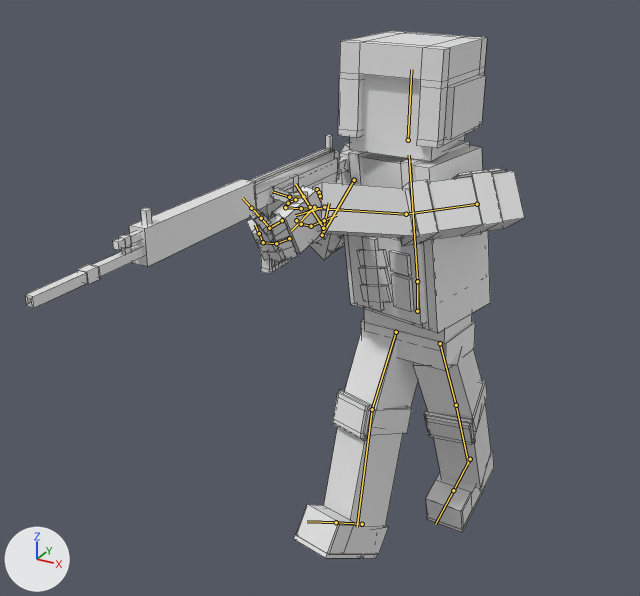
A saved change to the FBX model HARDECK/Assets/Imports/Units/InfantryMan.fbx.
Both versions are drawn from a 50 mm camera at (3.31, -8.22, 6.8) aimed at (-0.37, -1.54, 3.46). Lighting does not change. The marker at lower left points along +X, +Y and +Z. The older version comes first. Both versions are drawn at frame 11 of the action 'Armature|Run_Threatened'; the numbers are the values there. The bones that change, and the others that lie on the model, are drawn over the model as lines. Mesh edges are drawn as thin lines.
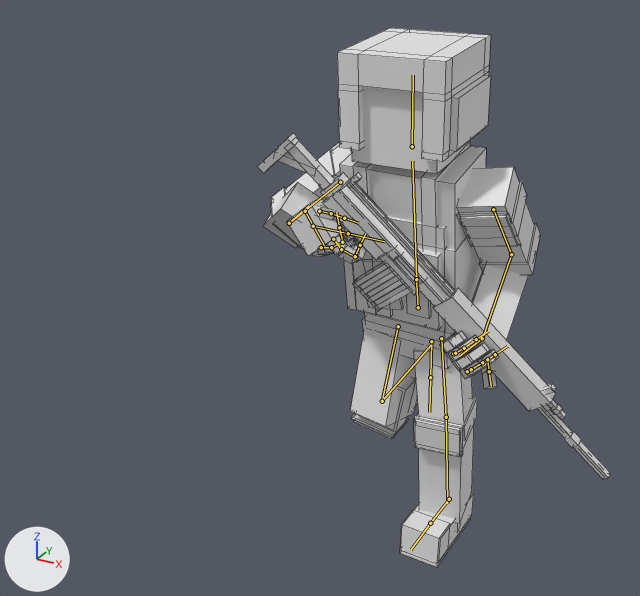
Pixel boxes [x1, y1, x2, y2] of what changed, in the pictures (640 x 596 px):
'Cube', posed (29% narrower)
    before: [25, 31, 525, 558]
    after: [257, 28, 610, 567]
bone 'Stomach', root to tip
    before: (417, 311) to (417, 277)
    after: (418, 307) to (416, 275)
bone 'Chest', root to tip
    before: (417, 281) to (409, 155)
    after: (416, 279) to (412, 161)
bone 'Head', root to tip
    before: (408, 140) to (411, 69)
    after: (412, 146) to (413, 75)
bone 'Bicep.L', root to tip
    before: (477, 204) to (406, 214)
    after: (493, 209) to (511, 254)
bone 'Forearm.L', root to tip
    before: (406, 214) to (312, 208)
    after: (511, 254) to (482, 338)
bone 'Hand.L', root to tip
    before: (314, 207) to (291, 231)
    after: (482, 338) to (459, 356)
bone 'Index1.L', root to tip
    before: (282, 220) to (269, 228)
    after: (467, 371) to (471, 369)
bone 'Index2.L', root to tip
    before: (269, 228) to (261, 218)
    after: (471, 369) to (482, 362)
bone 'Index3.L', root to tip
    before: (261, 218) to (251, 208)
    after: (482, 362) to (495, 354)
bone 'Fingers1.L', root to tip
    before: (289, 238) to (276, 243)
    after: (453, 353) to (455, 353)
bone 'Fingers2.L', root to tip
    before: (276, 243) to (263, 242)
    after: (455, 353) to (464, 348)
bone 'Fingers3.L', root to tip
    before: (263, 242) to (259, 233)
    after: (464, 348) to (476, 339)
bone 'Thumb1.L', root to tip
    before: (303, 196) to (289, 197)
    after: (487, 359) to (489, 371)
bone 'Thumb2.L', root to tip
    before: (289, 197) to (272, 191)
    after: (489, 371) to (491, 386)
bone 'Bicep.R', root to tip
    before: (354, 180) to (322, 235)
    after: (340, 182) to (289, 223)
bone 'Forearm.R', root to tip
    before: (322, 235) to (329, 203)
    after: (289, 223) to (308, 206)
bone 'Hand.R', root to tip
    before: (324, 207) to (295, 215)
    after: (305, 211) to (324, 246)
bone 'Thigh.L', root to tip
    before: (440, 343) to (456, 405)
    after: (441, 338) to (446, 417)
bone 'Calf.L', root to tip
    before: (456, 405) to (468, 464)
    after: (446, 417) to (447, 503)
bone 'Thigh.R', root to tip
    before: (396, 332) to (372, 409)
    after: (398, 326) to (382, 401)
bone 'Calf.R', root to tip
    before: (372, 409) to (357, 527)
    after: (382, 401) to (431, 344)
bone 'Foot.R', root to tip
    before: (362, 524) to (336, 522)
    after: (431, 341) to (430, 377)

The change in detail:
Bone 'Stomach' (bone_stomach) moves from (0.0, -0.13, 0.0) to (0.0, -0.09, 0.0).
Bone 'Stomach' (bone_stomach) turns from (0, -8, 3) to (7, -8, 1) degrees about its own x, y and z.
Bone 'Chest' (bone_chest) turns from (4, -10, 2) to (4, 7, -4) degrees about its own x, y and z.
Bone 'Head' (bone_head) turns from (-6, 17, -6) to (-7, 1, 1) degrees about its own x, y and z.
Bone 'Bicep.L' (bone_bicep_l) turns from (-46, 128, 55) to (-41, 78, -65) degrees about its own x, y and z.
Bone 'Forearm.L' (bone_forearm_l) turns from (53, -103, -55) to (-110, -4, -152) degrees about its own x, y and z.
Bone 'Hand.L' (bone_hand_l) turns from (-12, -33, -38) to (28, -3, -34) degrees about its own x, y and z.
Bone 'Index1.L' (bone_index1_l) turns from (23, -2, -7) to (75, 0, 0) degrees about its own x, y and z.
Bone 'Index2.L' (bone_index2_l) turns from (83, -6, -5) to (32, 0, 0) degrees about its own x, y and z.
Bone 'Index3.L' (bone_index3_l) turns from (0, -5, 5) to (11, 0, 0) degrees about its own x, y and z.
Bone 'Fingers1.L' (bone_fingers1_l) turns from (32, 9, 9) to (62, 0, 0) degrees about its own x, y and z.
Bone 'Fingers2.L' (bone_fingers2_l) turns from (43, -6, -4) to (32, 0, 0) degrees about its own x, y and z.
Bone 'Fingers3.L' (bone_fingers3_l) turns from (44, -4, 6) to (26, 0, 0) degrees about its own x, y and z.
Bone 'Thumb1.L' (bone_thumb1_l) turns from (36, 15, -20) to (0, 0, 0) degrees about its own x, y and z.
Bone 'Thumb2.L' (bone_thumb2_l) turns from (-2, -6, 23) to (0, 0, 0) degrees about its own x, y and z.
Bone 'Bicep.R' (bone_bicep_r) turns from (42, 52, 60) to (52, 28, 64) degrees about its own x, y and z.
Bone 'Forearm.R' (bone_forearm_r) turns from (-129, 5, 10) to (-133, 17, -16) degrees about its own x, y and z.
Bone 'Hand.R' (bone_hand_r) turns from (79, -32, -46) to (33, -26, -100) degrees about its own x, y and z.
Bone 'Thigh.L' (bone_thigh_l) turns from (-5, -17, -19) to (-9, -19, 13) degrees about its own x, y and z.
Bone 'Calf.L' (bone_calf_l) turns from (8, 7, -7) to (6, 8, -13) degrees about its own x, y and z.
Bone 'Thigh.R' (bone_thigh_r) turns from (1, 7, 30) to (4, 0, 18) degrees about its own x, y and z.
Bone 'Calf.R' (bone_calf_r) turns from (2, 10, -11) to (8, 8, -99) degrees about its own x, y and z.
Bone 'Foot.R' (bone_foot_r) turns from (-13, 1, 14) to (-10, 1, -3) degrees about its own x, y and z.
